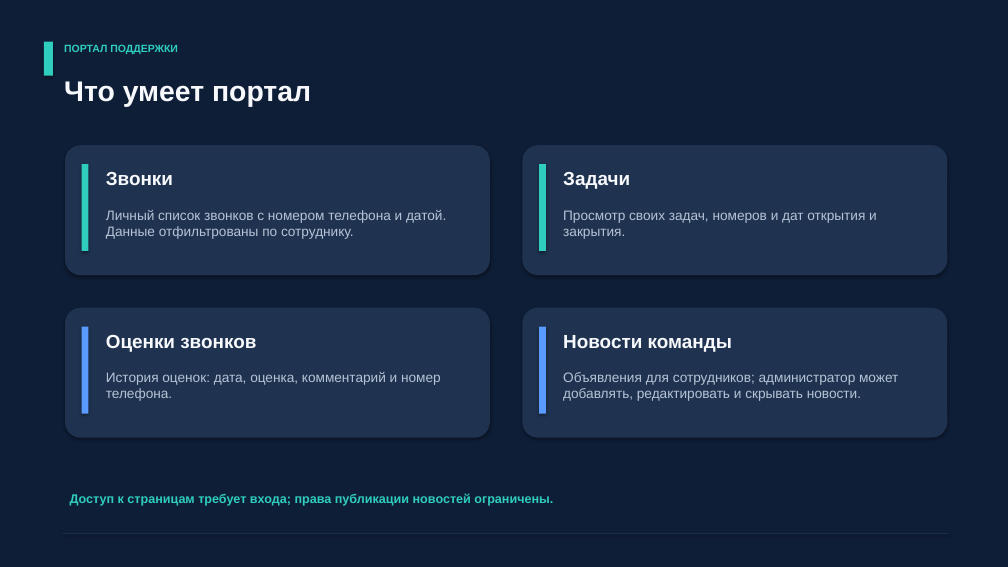
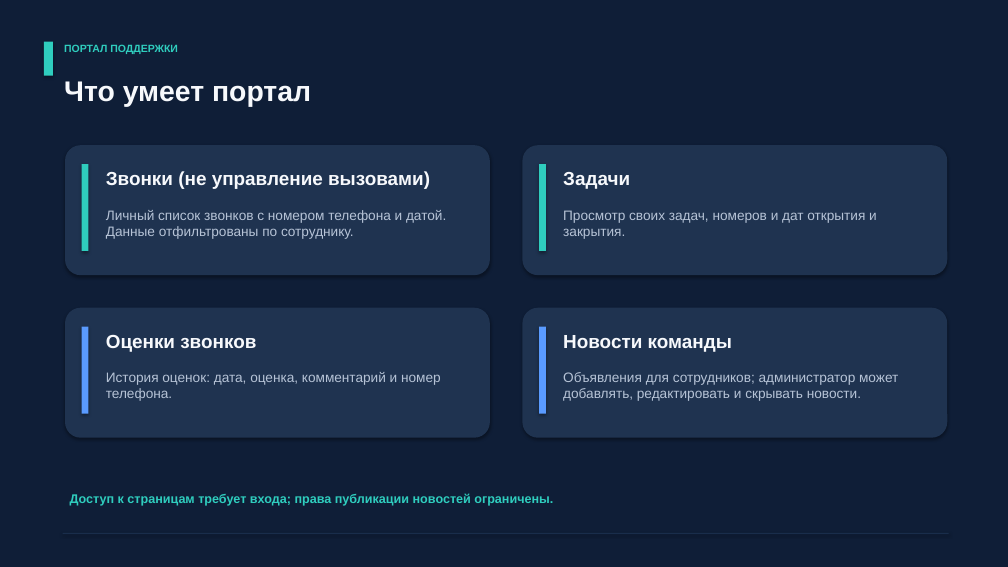
Before and after one commit to HopeSpirit/project_portal, a slide deck: slide 3 of презентация.pptx. Drawn at 1008x567 pixels with LibreOffice and Linux fonts; fonts in the diff are those of the drawing. Boxes give left, top, right and bottom in pixels: in the first picture for what was removed or moved away, otherwise in the second. Text is boxed around its words. In the diff, an @@ line names an element or a change of style, - is before the commit and + after.

```diff
--- a/презентация.pptx
+++ b/презентация.pptx
@@ text at (106,171,430,189): text changed @@
-Звонки
+Звонки (не управление вызовами)
```
Also in this commit, not shown: 3 other slides changed, 15 other files.
